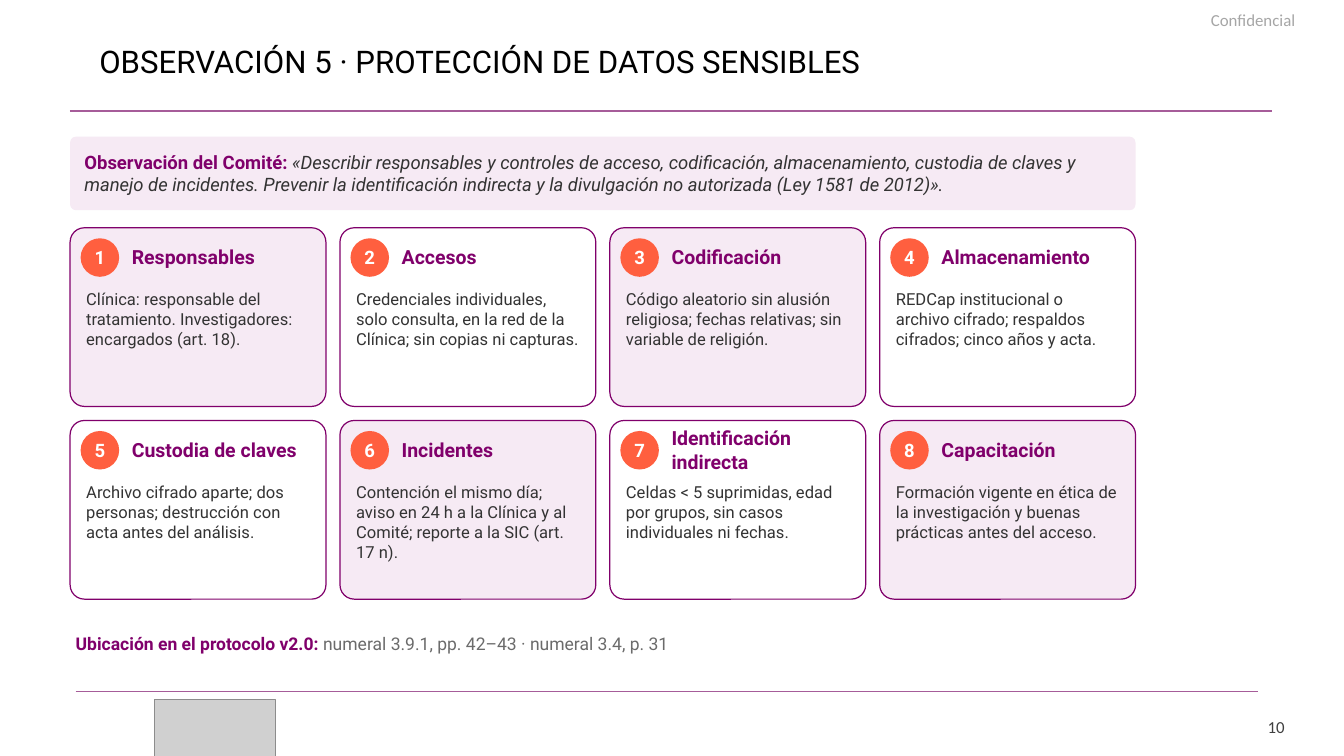
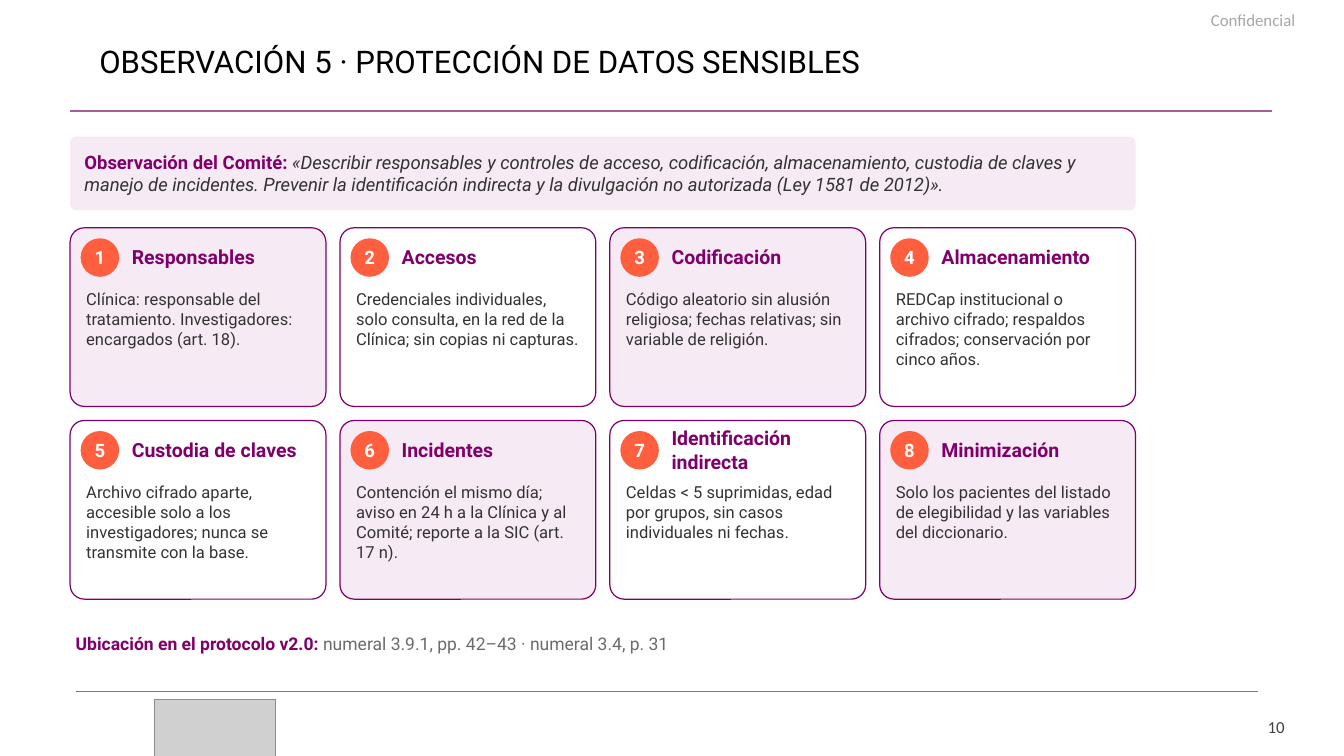
Before and after one commit to nestor120512/nes, a slide deck: slide 10 of comite_etica_CGN/Exposicion_respuesta_Comite.pptx. Drawn at 1344x756 pixels with LibreOffice and Linux fonts; fonts in the diff are those of the drawing; grey boxes stand for pictures; background and template pictures are left out. Boxes give left, top, right and bottom in pixels: in the first picture for what was removed or moved away, otherwise in the second. Text is boxed around its words. In the diff, an @@ line names an element or a change of style, - is before the commit and + after.

```diff
--- a/comite_etica_CGN/Exposicion_respuesta_Comite.pptx
+++ b/comite_etica_CGN/Exposicion_respuesta_Comite.pptx
@@ text at [896,292,1090,365]: text changed @@
-REDCap institucional o archivo cifrado; respaldos cifrados; cinco años y acta.
+REDCap institucional o archivo cifrado; respaldos cifrados; conservación por cinco años.
@@ text at [941,442,1059,457]: text changed @@
-Capacitación
+Minimización
@@ text at [86,485,268,558]: text changed @@
-Archivo cifrado aparte; dos personas; destrucción con acta antes del análisis.
+Archivo cifrado aparte, accesible solo a los investigadores; nunca se transmite con la base.
@@ text at [896,485,1111,538]: text changed @@
-Formación vigente en ética de la investigación y buenas prácticas antes del acceso.
+Solo los pacientes del listado de elegibilidad y las variables del diccionario.
```
Also in this commit, not shown: 5 other slides changed, 4 other files.
